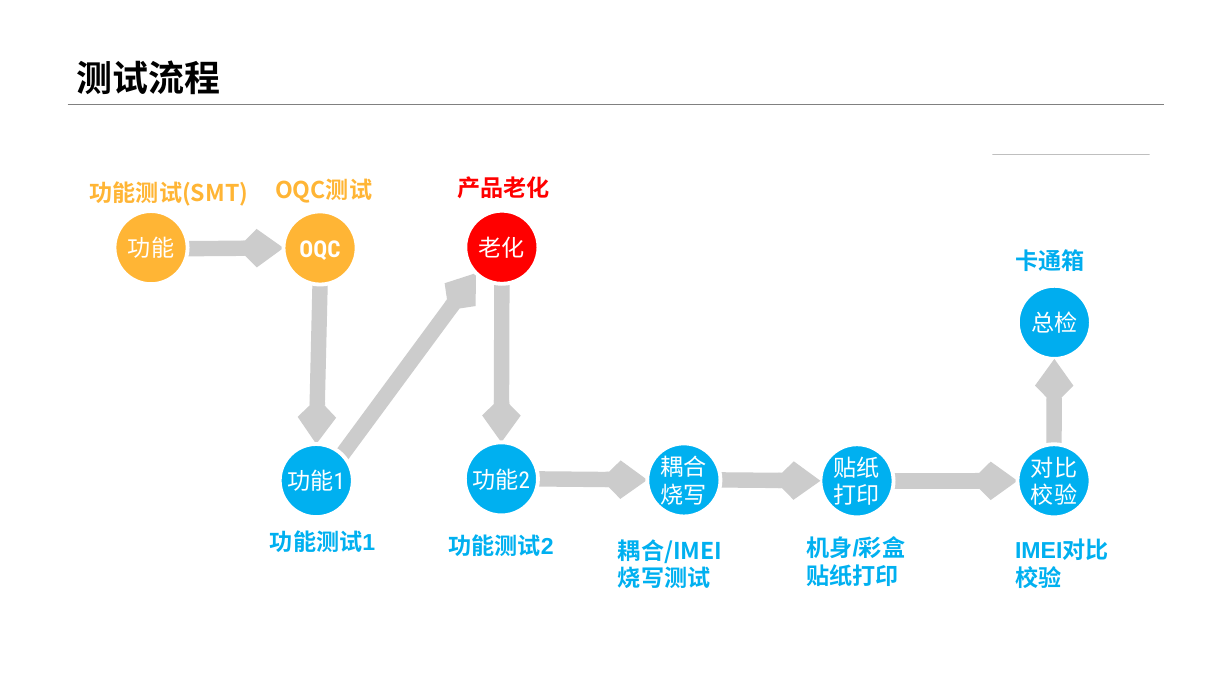
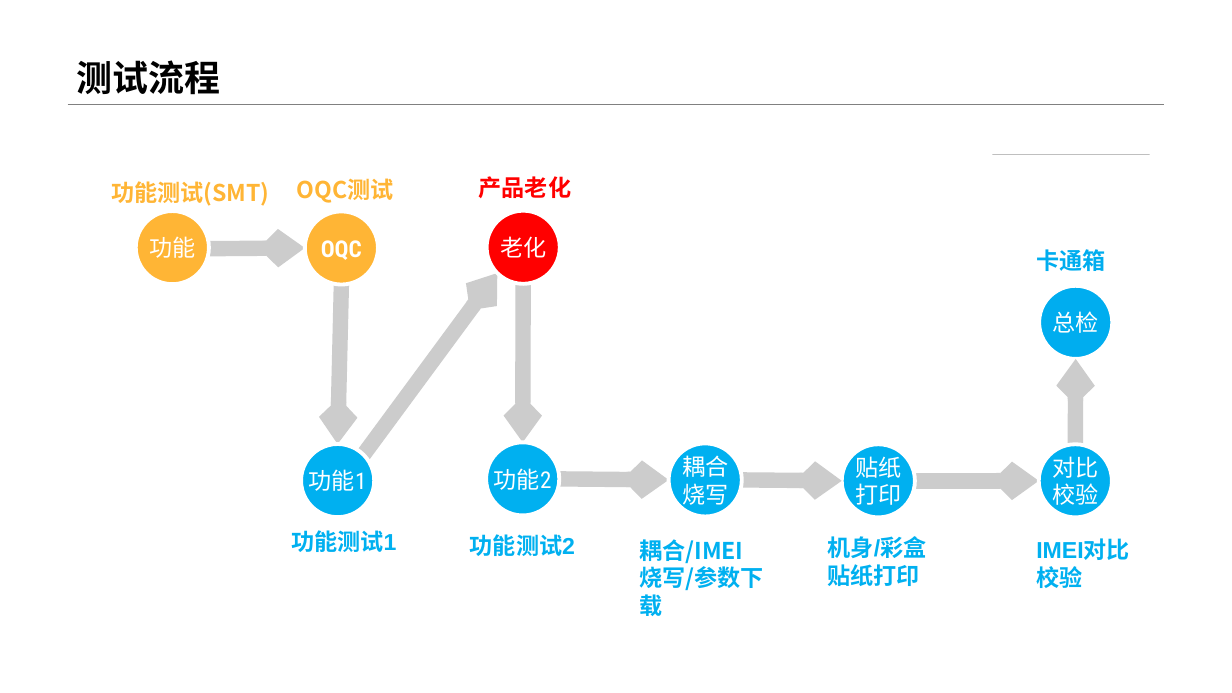
Before and after one commit to return001/MES_V2.0, a slide deck: slide 8 of Doc/产品发布/产品介绍/MES管理系统宣传.pptx. Drawn at 1232x693 pixels with LibreOffice and Linux fonts; fonts in the diff are those of the drawing; background and template pictures are left out. Boxes give left, top, right and bottom in pixels: in the first picture for what was removed or moved away, otherwise in the second. Text is boxed around its words. In the diff, an @@ line names an element or a change of style, - is before the commit and + after.

```diff
--- a/Doc/产品发布/产品介绍/MES管理系统宣传.pptx
+++ b/Doc/产品发布/产品介绍/MES管理系统宣传.pptx
@@ 9 ellipses, 8 texts, 8 arrows moved together from (x1=90, y1=176, x2=1109, y2=588) to (x1=111, y1=176, x2=1130, y2=588) @@
@@ text "耦合/IMEI" moved from (x1=618, y1=539, x2=722, y2=588) to (x1=639, y1=539, x2=763, y2=620) @@
@@ text at (x1=639, y1=563, x2=763, y2=620): text changed @@
-烧写测试
+烧写/参数下载
```
Also in this commit, not shown: 5 other slides changed.
